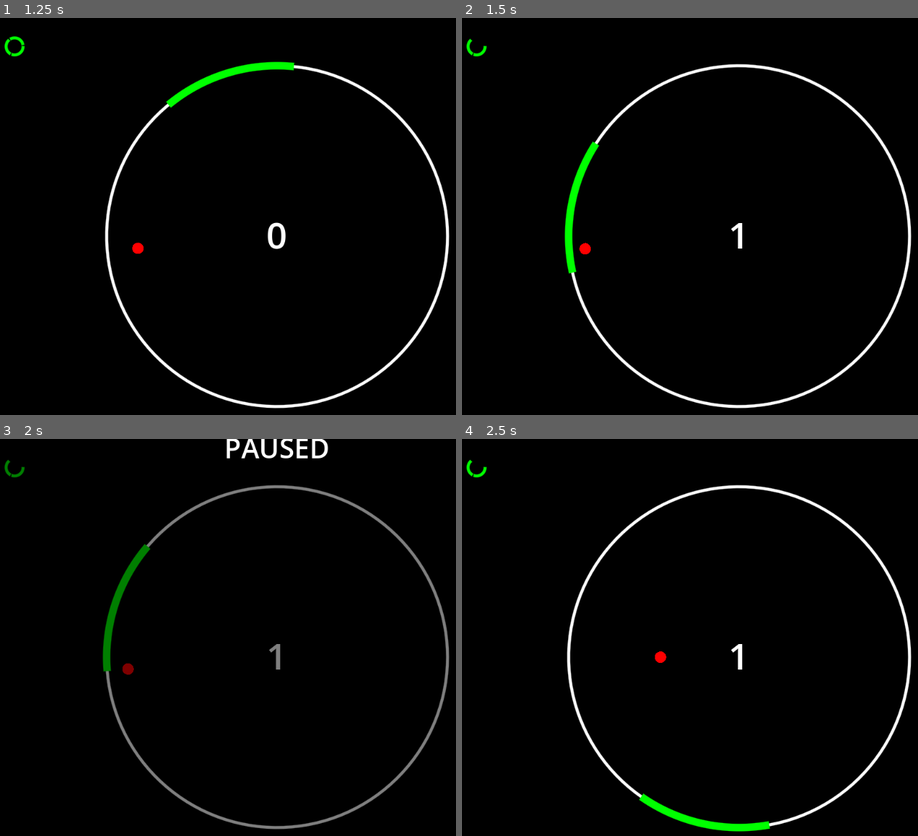
Above: before the commit, frames 1-4 (two rows, left to right).
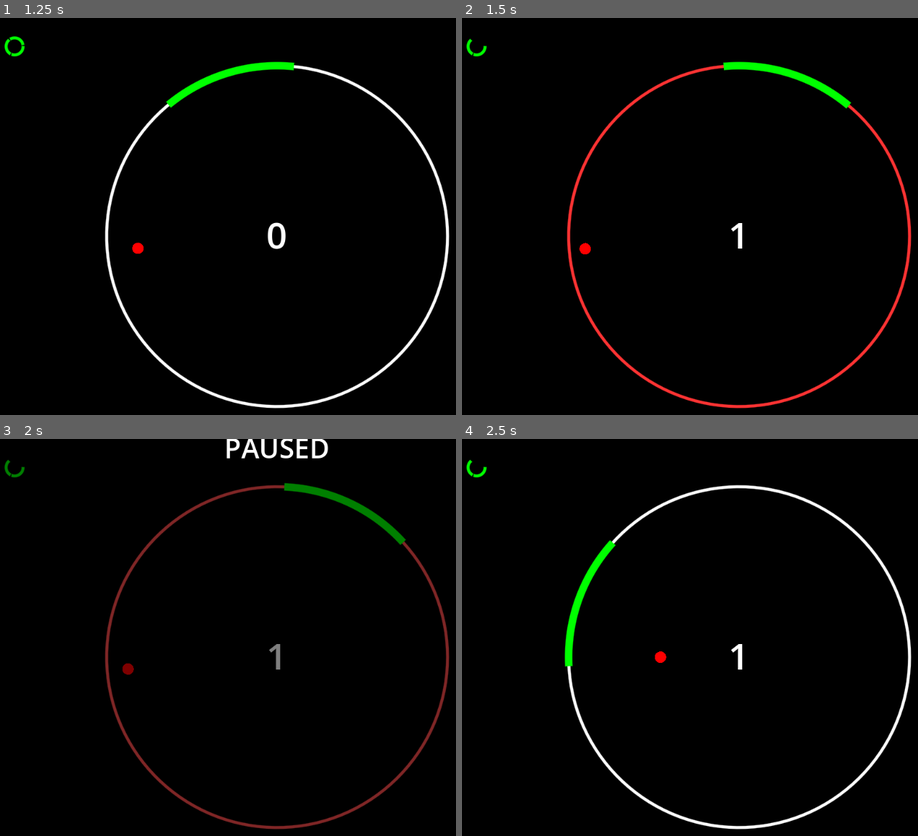
Above: after the commit, the same moments.

Repository: hstubb2/pong_circle
Game: Godot game, scene res://main.tscn
The game is run twice, just before and just after one commit, with the same random seed, the same clock (stepped at 60 frames per second) and the same inputs.
Inputs (mouse positions are in pixels of both pictures, inside the frame that each line leads up to):
- Up to frame 1 (1.25 s): tap Enter (ui_accept) at 0.5, 0.77 s; move the mouse to (405, 212) at 0.52 s; hold Right (ui_right) from 0.53 s (still down); click (405, 212) at 0.67 s
- Up to frame 2 (1.5 s): move the mouse to (621, 256) at 1.27 s; release Right (ui_right) at 1.28 s; hold Left (ui_left) from 1.28 s (still down)
- Up to frame 3 (2 s): keep holding Left (ui_left); tap Enter (ui_accept) at 1.52 s
- Up to frame 4 (2.5 s): tap Enter (ui_accept) at 2 s; move the mouse to (799, 562) at 2.02 s; release Left (ui_left) at 2.03 s; hold Right (ui_right) from 2.03 s (still down)

Frame 1 is identical in both runs. In frame 2, 2.9% of the frame differs, in the area x 22-99%, y 10-99%; in frame 3, 2.7%; in frame 4, 1.2%.

Commit message:
Remove paddle teleport on death and add arena blink

Diff:
--- a/main.gd
+++ b/main.gd
@@ -21,6 +21,7 @@
 var paddle_hits: int = 0
 var lives: int = 3
 var is_paused: bool = false
+var arena_flash_timer: float = 0.0
 
 # Obstacles
 var blocks: Array[Dictionary] = []
@@ -166,6 +167,9 @@
         paddle_angle -= input_axis * delta * 4.0
 
     # Process block state animations
+    if arena_flash_timer > 0.0:
+        arena_flash_timer -= delta * 3.0
+
     var blocks_to_remove = []
     for i in range(blocks.size()):
         var b = blocks[i]
@@ -231,7 +235,7 @@
         else:
             if lives > 0:
                 lives -= 1
-                paddle_angle = angle_to_ball
+                arena_flash_timer = 1.0
                 is_hit = true
 
         if is_hit:
@@ -268,7 +272,10 @@
     draw_rect(get_viewport_rect(), Color.BLACK)
 
     # Arena Outline
-    draw_arc(center, arena_radius, 0, TAU, 128, Color.WHITE, 4.0, true)
+    var arena_color = Color.WHITE
+    if arena_flash_timer > 0.0:
+        arena_color = Color.RED.lerp(Color.WHITE, 1.0 - arena_flash_timer)
+    draw_arc(center, arena_radius, 0, TAU, 128, arena_color, 4.0, true)
 
     # Draw Blocks
     for b in blocks:
